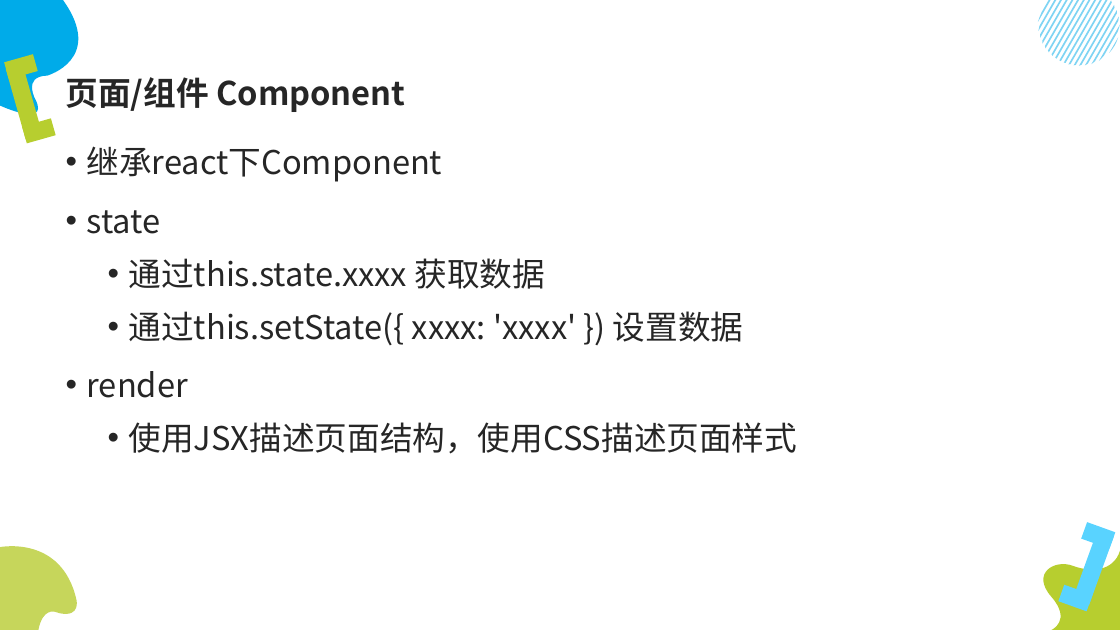
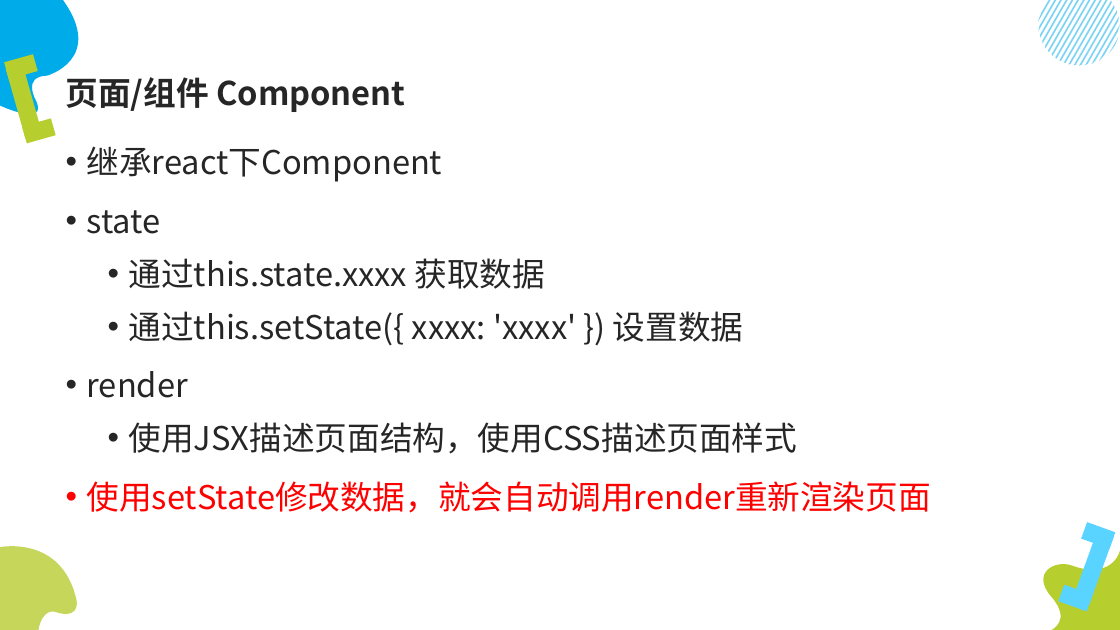
Before and after one commit to lumin824/hello-react-native, a slide deck: slide 29 of linkgap/ReactNative开发.pptx. Drawn at 1120x630 pixels with LibreOffice and Linux fonts; fonts in the diff are those of the drawing. Boxes give left, top, right and bottom in pixels: in the first picture for what was removed or moved away, otherwise in the second. Text is boxed around its words. In the diff, an @@ line names an element or a change of style, - is before the commit and + after.

```diff
--- a/linkgap/ReactNative开发.pptx
+++ b/linkgap/ReactNative开发.pptx
@@ text at [87,481,931,513]: paragraph added @@
+• 使用setState修改数据，就会自动调用render重新渲染页面
```
Also in this commit, not shown: 3 other slides changed.
